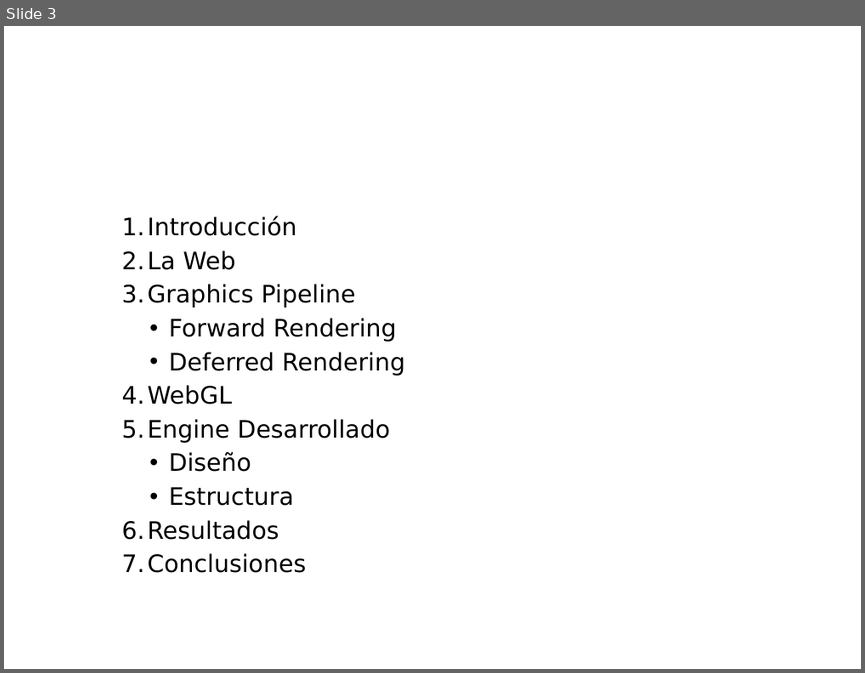
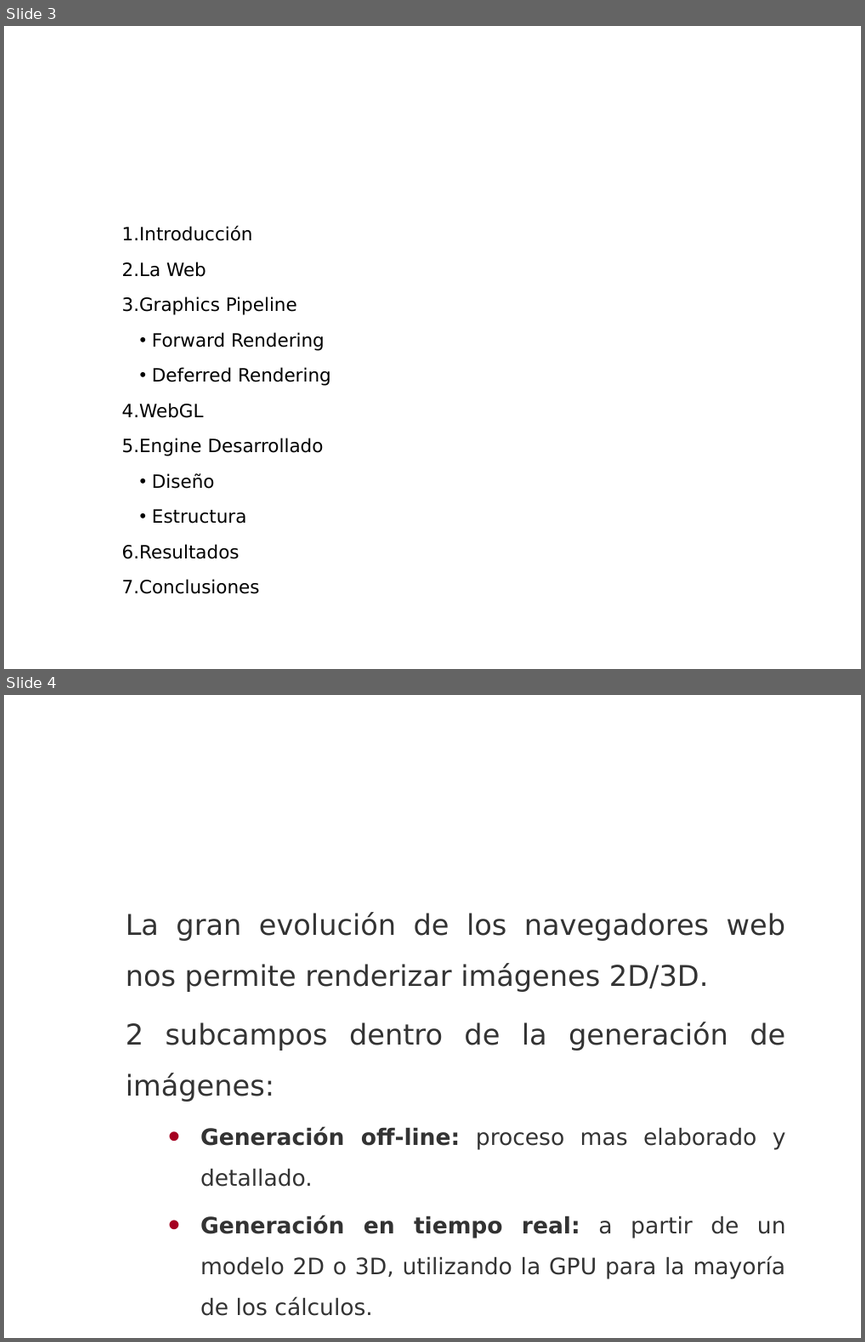
Before and after one commit to madowen/webGL, a slide deck: Docs/presentacion.pptx. Shown one above the other, each under a label of ours: slide 3 before the commit, slides 3 and 4 after it. The pictures are 865x673 and 865x1342 pixels, drawn with LibreOffice and Linux fonts; fonts in the diff are those of the drawing; background and template pictures are left out. Boxes give left, top, right and bottom in pixels: in the first picture for what was removed or moved away, otherwise in the second. Text is boxed around its words. In the diff, an @@ line names an element or a change of style, - is before the commit and + after.

```diff
--- a/Docs/presentacion.pptx
+++ b/Docs/presentacion.pptx
@@ slide 4 added at (x1=4, y1=695, x2=861, y2=1338), background picture (left out) @@
@@ title added at (x1=69, y1=695, x2=861, y2=802), 28 pt, text #FFFFFF @@
+Introducción
@@ text added at (x1=126, y1=912, x2=786, y2=1315), 19 pt, text #333333 @@
+La gran evolución de los navegadores web nos permite renderizar imágenes 2D/3D.
+2 subcampos dentro de la generación de imágenes:
+  • Generación off-line: proceso mas elaborado y detallado.
+  • Generación en tiempo real: a partir de un modelo 2D o 3D, utilizando la GPU para la mayoría de los cálculos.
@@ slide 3 changed as well @@
@@ text "Introducción" at (x1=122, y1=226, x2=331, y2=594): size 20.3 to 15.4 pt; indent changed; line spacing 1 to 1.5; less space between paragraphs @@
```
Also in this commit, not shown: 2 other slides changed, 4 other slides added.
